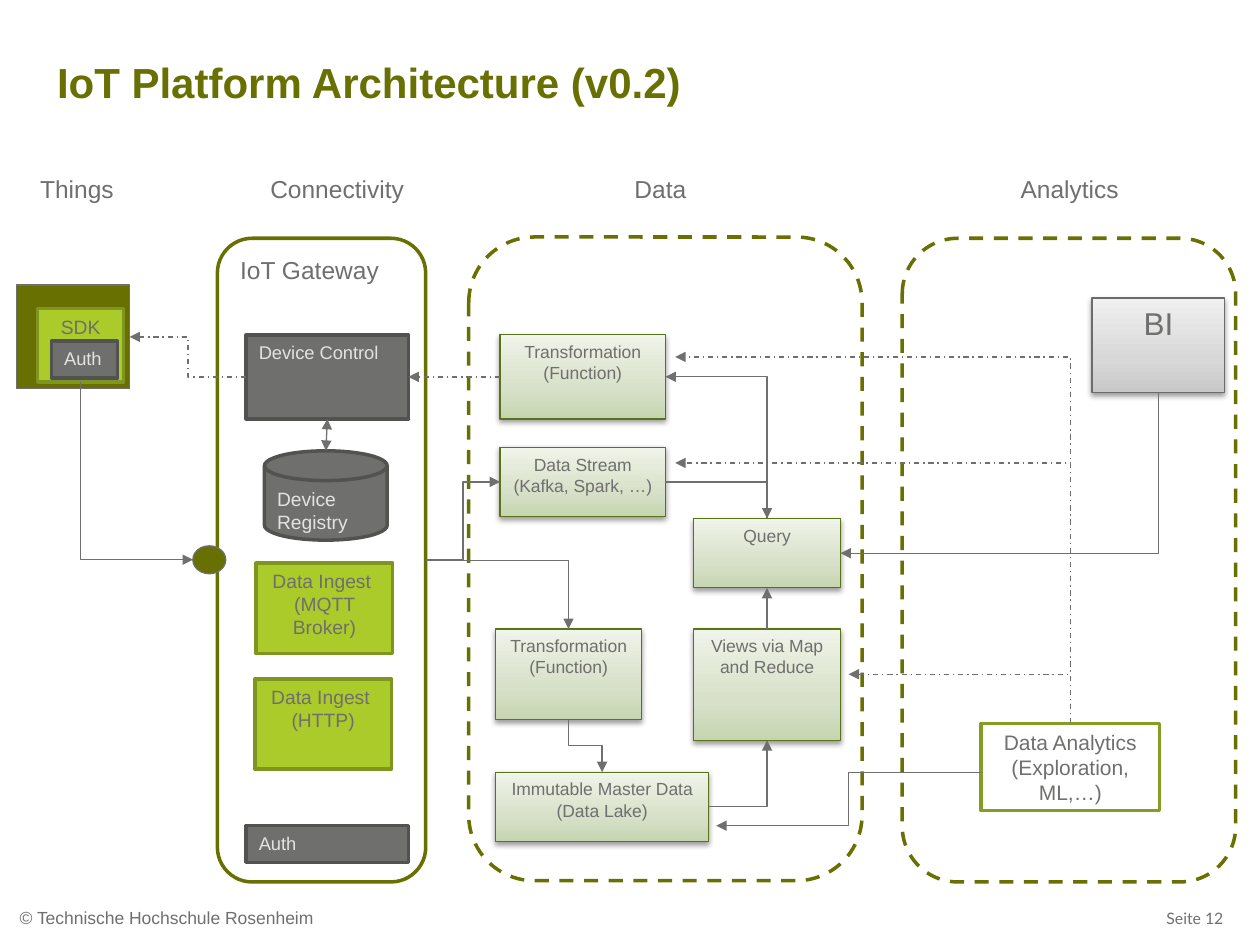
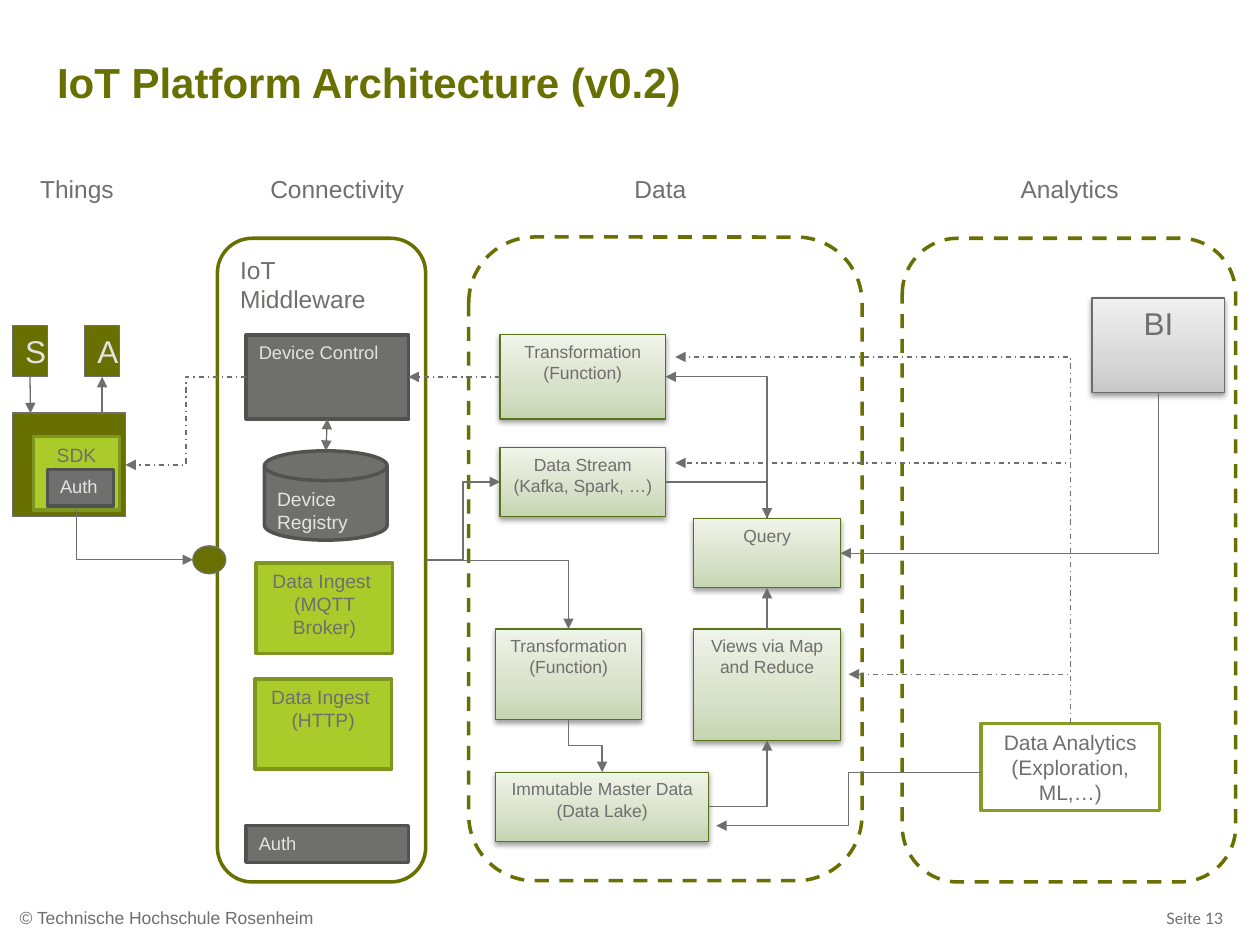
Before and after one commit to ammoza/hsro-inf-iot.github.io, a slide deck: slide 13 of assets/07-vorlesung/07-Vorlesung.pptx (slide 12 before the commit). Drawn at 1260x945 pixels with LibreOffice and Linux fonts; fonts in the diff are those of the drawing; background and template pictures are left out. Boxes give left, top, right and bottom in pixels: in the first picture for what was removed or moved away, otherwise in the second. Text is boxed around its words. In the diff, an @@ line names an element or a change of style, - is before the commit and + after.

```diff
--- a/assets/07-vorlesung/07-Vorlesung.pptx
+++ b/assets/07-vorlesung/07-Vorlesung.pptx
@@ text in rounded rectangle at (240, 262, 365, 308): text changed @@
-IoT Gateway
+IoT Middleware
@@ rectangle added at (13, 325, 48, 377), fill #677000, outline #6F6F6E 0.75 pt, 18 pt, text #E3E3E3 @@
+S
@@ rectangle added at (84, 325, 120, 377), fill #677000, outline #6F6F6E 0.75 pt, 18 pt, text #E3E3E3 @@
+A
@@ arrow added from (30, 377) to (30, 413), #6F6F6E 0.75 pt @@
@@ arrow added from (102, 413) to (102, 377), #6F6F6E 0.75 pt @@
@@ elbow arrow moved from (246, 377) - (130, 336) to (246, 377) - (126, 465) @@
@@ 3 rectangles: place and size @@
-3 rectangles at (16, 285, 130, 388)
+3 rectangles at (13, 413, 126, 517)
@@ elbow arrow moved from (81, 382) - (193, 559) to (77, 510) - (193, 559) @@
@@ page number at (1166, 912, 1223, 924): text changed @@
-Seite 12
+Seite 13
```
Also in this commit, not shown: 3 other slides changed, 1 slide added, 2 other files.
